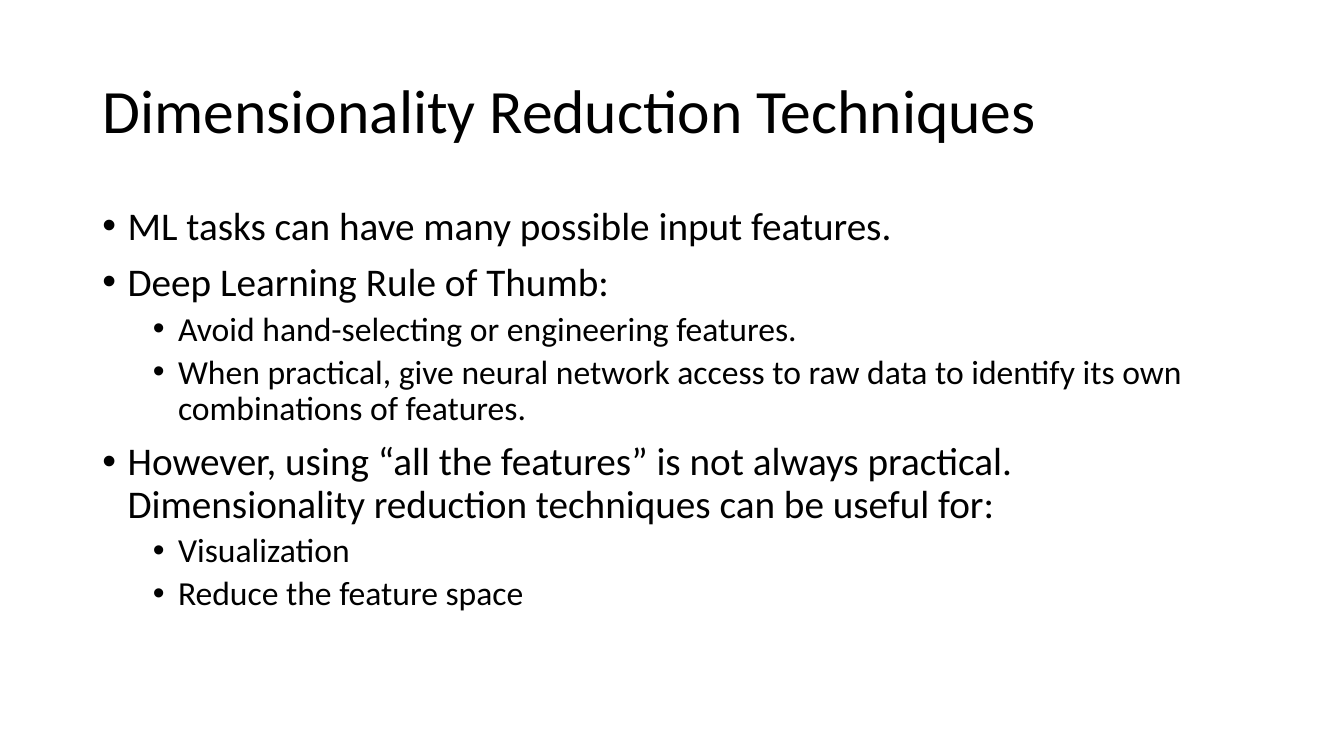
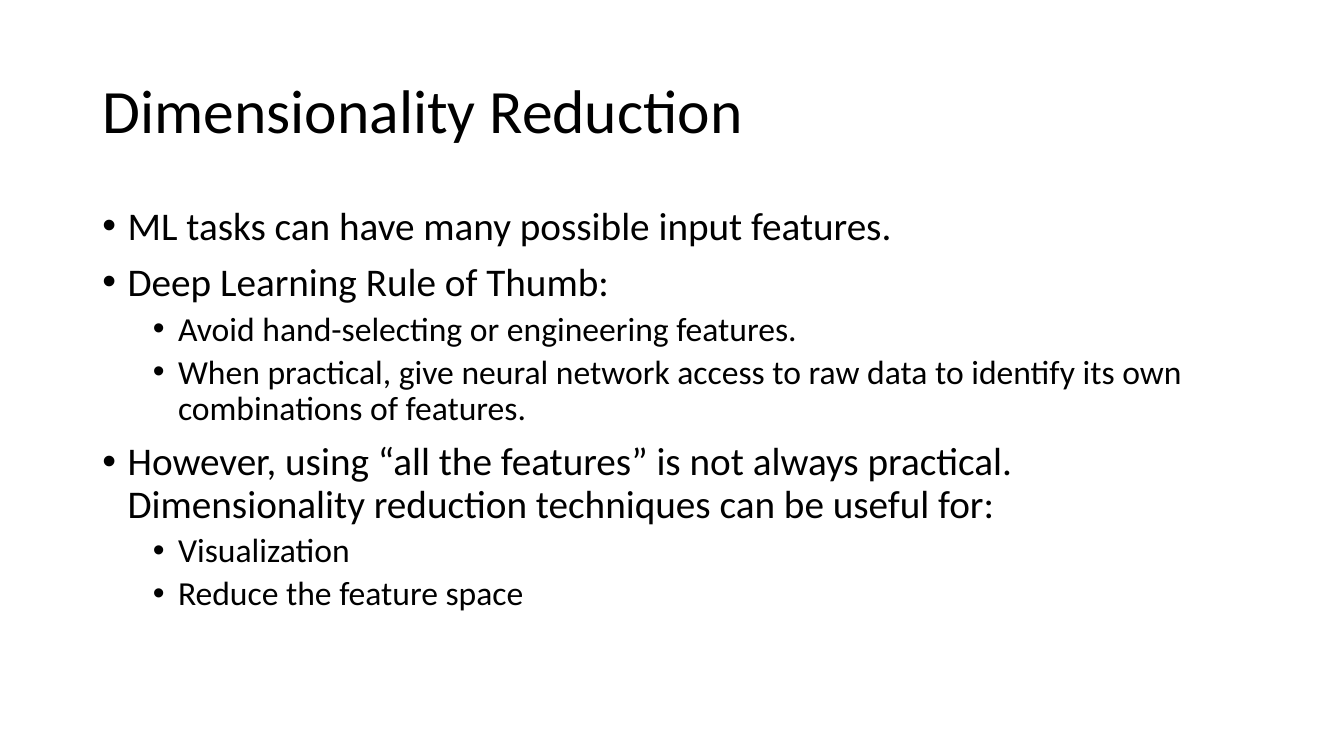
Before and after one commit to PJ7668/ml-for-ssa, a slide deck: slide 5 of ML4SSA.pptx (slide 4 before the commit). Drawn at 1344x756 pixels with LibreOffice and Linux fonts; fonts in the diff are those of the drawing. Boxes give left, top, right and bottom in pixels: in the first picture for what was removed or moved away, otherwise in the second. Text is boxed around its words. In the diff, an @@ line names an element or a change of style, - is before the commit and + after.

```diff
--- a/ML4SSA.pptx
+++ b/ML4SSA.pptx
@@ title at [102, 90, 743, 143]: text changed @@
-Dimensionality Reduction Techniques
+Dimensionality Reduction
```
Also in this commit, not shown: 4 other slides changed, 2 slides added, 2 other files.
